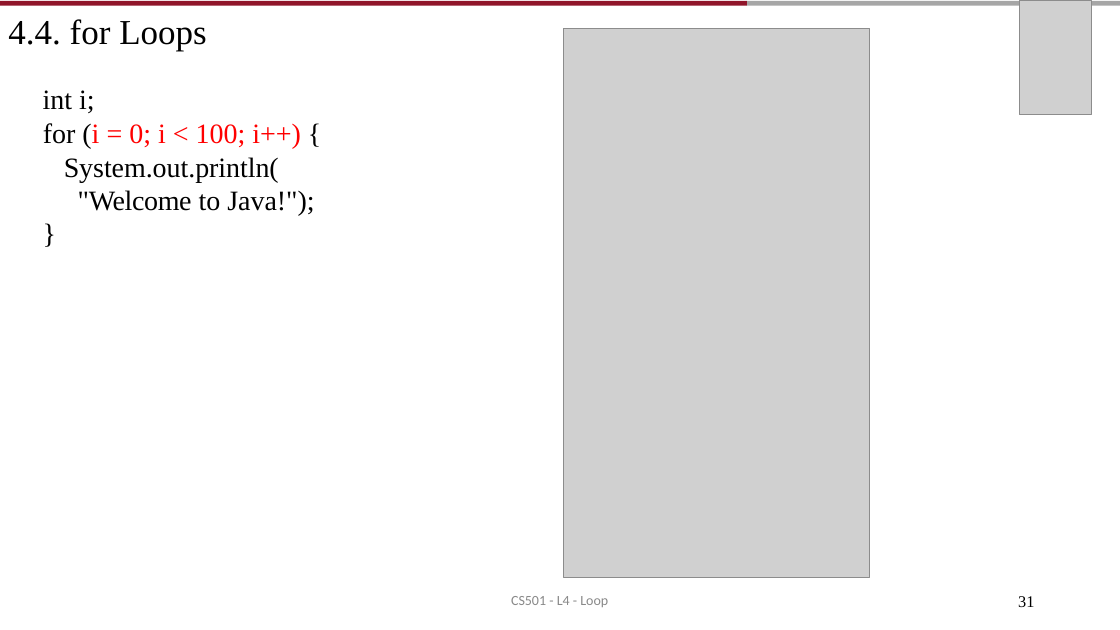
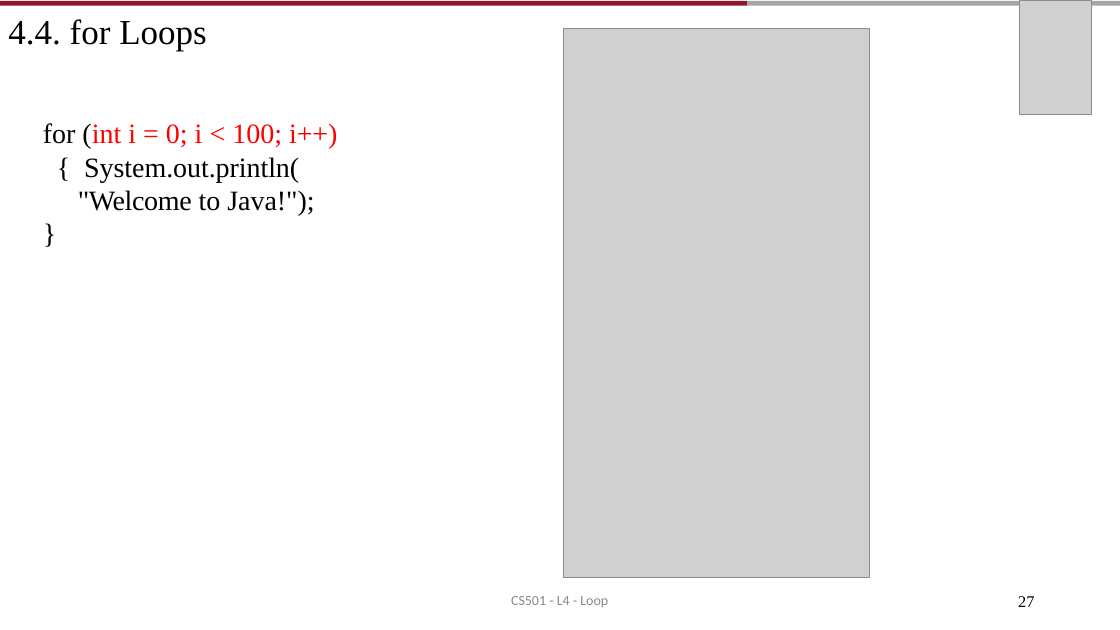
Before and after one commit to AughdonBreslin/CS501IntroToJava, a slide deck: slide 27 of Lectures/4_Loop_V1.pptx (slide 31 before the commit). Drawn at 1120x630 pixels with LibreOffice and Linux fonts; fonts in the diff are those of the drawing; grey boxes stand for pictures. Boxes give left, top, right and bottom in pixels: in the first picture for what was removed or moved away, otherwise in the second. Text is boxed around its words. In the diff, an @@ line names an element or a change of style, - is before the commit and + after.

```diff
--- a/Lectures/4_Loop_V1.pptx
+++ b/Lectures/4_Loop_V1.pptx
@@ text at (43, 123, 337, 182): text changed @@
-int i;
-for (i = 0; i < 100; i++) { System.out.println(
+for (int i = 0; i < 100; i++) { System.out.println(
@@ page number at (1018, 596, 1034, 607): text changed @@
-31
+27
```
Also in this commit, not shown: 7 other slides changed, 4 slides removed, 40 other files.
